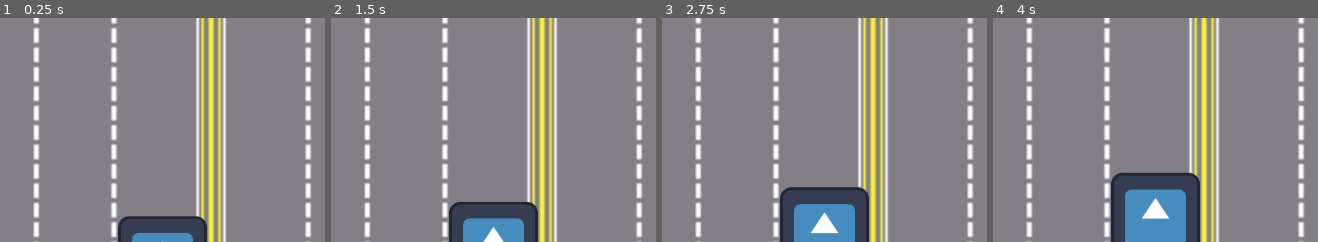
Above: before the commit, frames 1-4 (left to right).
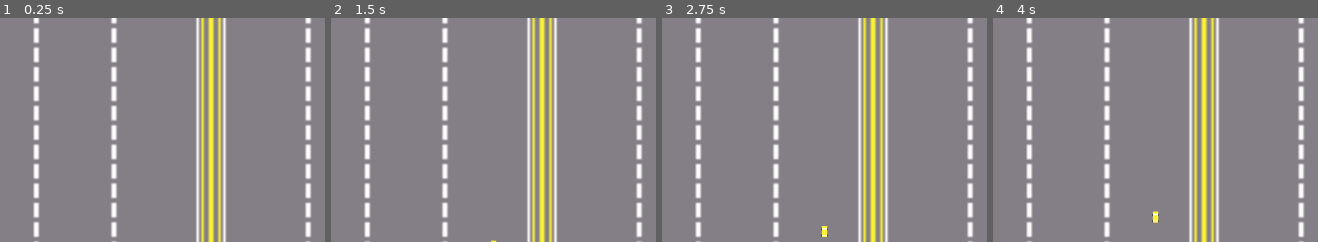
Above: after the commit, the same moments.

Repository: lewis785/gmtk-game-jam-2023
Game: Godot game, scene res://scenes/world.tscn
The game is run twice, just before and just after one commit, with the same random seed, the same clock (stepped at 60 frames per second) and the same inputs. The engine's default icon, where the game draws it, is replaced by a stand-in: a white triangle on a blue panel in a dark square.
Inputs (mouse positions are % of the whole screen's width and height, from its top left):
- Up to frame 1 (0.25 s): no input
- Up to frame 2 (1.5 s): move the mouse to (75, 45) at 0.52 s; click (75, 45) at 0.67 s; move the mouse to (23, 55) at 1.27 s; click (23, 55) at 1.42 s
- Up to frame 3 (2.75 s): move the mouse to (60, 28) at 2.02 s; click (60, 28) at 2.17 s
- Up to frame 4 (4 s): move the mouse to (42, 70) at 2.77 s; click (42, 70) at 2.92 s; move the mouse to (85, 65) at 3.52 s; click (85, 65) at 3.67 s
The pictures show only the part of the screen within x 25-75%, y 50-100%; the shares and areas given below are measured in that part.

The runs differ from the first frame. In frame 1, 3.1% of the frame differs, in the area x 36-64%, y 88-100%; in frame 2, 4.8%; in frame 3, 6.7%; in frame 4, 8.4%, in the area x 36-64%, y 68-100%.

Commit message:
ADD truck spawning and removing

Diff:
--- a/scenes/truck/Truck.tscn
+++ b/scenes/truck/Truck.tscn
@@ -1,10 +1,16 @@
-[gd_scene load_steps=3 format=3 uid="uid://rd3gjhuaqh1t"]
+[gd_scene load_steps=4 format=3 uid="uid://rd3gjhuaqh1t"]
 
 [ext_resource type="Script" path="res://scripts/MoveComponent.gd" id="1_6ke4o"]
-[ext_resource type="Texture2D" uid="uid://b472eygdiu2gi" path="res://icon.svg" id="1_8qils"]
+[ext_resource type="Texture2D" uid="uid://bcf5t8tnx5387" path="res://assets/entities/Car.png" id="2_oqhj3"]
 
-[node name="Truck" type="CharacterBody2D"]
+[sub_resource type="RectangleShape2D" id="RectangleShape2D_rafqu"]
+size = Vector2(10, 16)
+
+[node name="Truck" type="CharacterBody2D" groups=["Truck"]]
 script = ExtResource("1_6ke4o")
 
 [node name="Sprite2D" type="Sprite2D" parent="."]
-texture = ExtResource("1_8qils")
+texture = ExtResource("2_oqhj3")
+
+[node name="CollisionShape2D" type="CollisionShape2D" parent="."]
+shape = SubResource("RectangleShape2D_rafqu")
--- /dev/null
+++ b/scenes/truck/TruckRemover.gd
@@ -0,0 +1,15 @@
+extends Area2D
+
+
+# Called when the node enters the scene tree for the first time.
+func _ready():
+	pass # Replace with function body.
+
+# Called every frame. 'delta' is the elapsed time since the previous frame.
+func _process(delta):
+	pass
+
+func _on_body_entered(body):
+
+	if body.is_in_group("Truck"):
+		body.queue_free()
--- /dev/null
+++ b/scenes/truck/TruckRemover.tscn
@@ -0,0 +1,15 @@
+[gd_scene load_steps=3 format=3 uid="uid://m0cmhjhwakng"]
+
+[ext_resource type="Script" path="res://scenes/truck/TruckRemover.gd" id="1_0feqa"]
+
+[sub_resource type="RectangleShape2D" id="RectangleShape2D_q440b"]
+size = Vector2(360, 20)
+
+[node name="TruckRemover" type="Area2D"]
+script = ExtResource("1_0feqa")
+
+[node name="HitboxComponent" type="CollisionShape2D" parent="."]
+position = Vector2(170, 0)
+shape = SubResource("RectangleShape2D_q440b")
+
+[connection signal="body_entered" from="." to="." method="_on_body_entered"]
--- /dev/null
+++ b/scenes/truck/TruckSpawner.gd
@@ -0,0 +1,10 @@
+extends Area2D
+
+@export var truck_scene : PackedScene
+
+func _input_event( viewport, event, shape_idx):
+	if (!event is InputEventMouseButton || !event.pressed):
+		return
+
+	var truck = truck_scene.instantiate()
+	add_child(truck)
--- /dev/null
+++ b/scenes/truck/TruckSpawner.tscn
@@ -0,0 +1,17 @@
+[gd_scene load_steps=4 format=3 uid="uid://o85i321qi44w"]
+
+[ext_resource type="Script" path="res://scenes/truck/TruckSpawner.gd" id="1_88df4"]
+[ext_resource type="Texture2D" uid="uid://b472eygdiu2gi" path="res://icon.svg" id="2_riqby"]
+
+[sub_resource type="RectangleShape2D" id="RectangleShape2D_cd08u"]
+
+[node name="TruckSpawner" type="Area2D"]
+script = ExtResource("1_88df4")
+
+[node name="Sprite2D" type="Sprite2D" parent="."]
+position = Vector2(-1.90735e-06, 1.90735e-06)
+scale = Vector2(0.15625, 0.15625)
+texture = ExtResource("2_riqby")
+
+[node name="CollisionShape2D" type="CollisionShape2D" parent="."]
+shape = SubResource("RectangleShape2D_cd08u")
